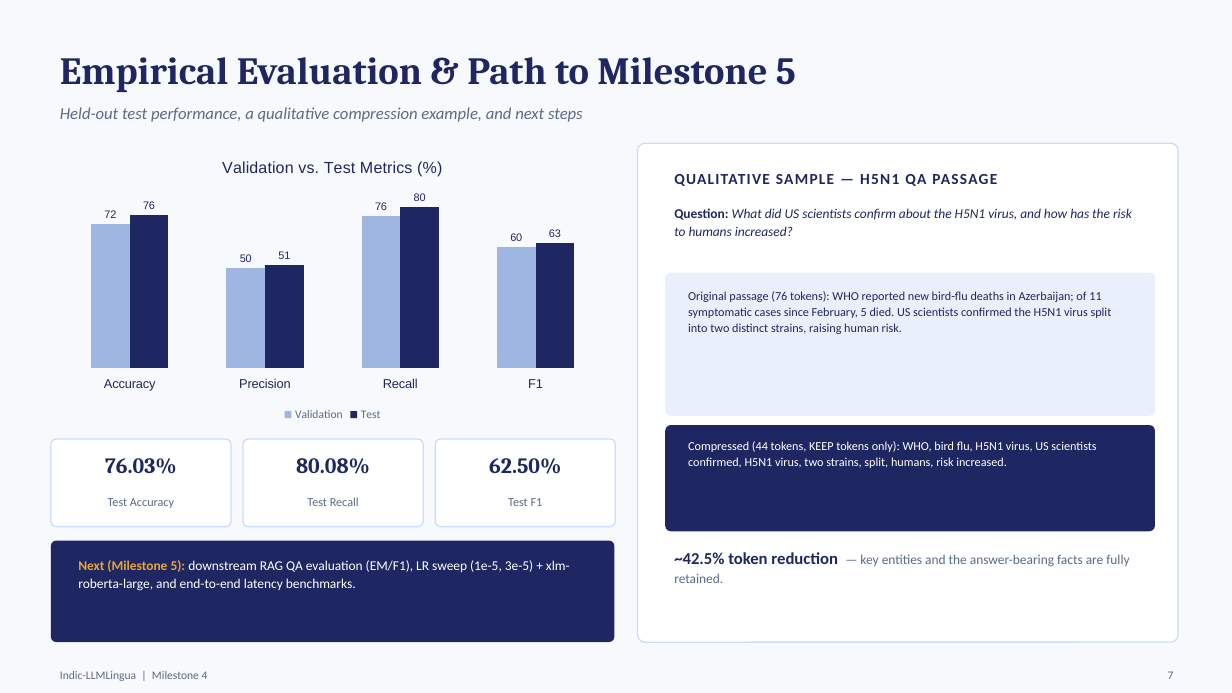
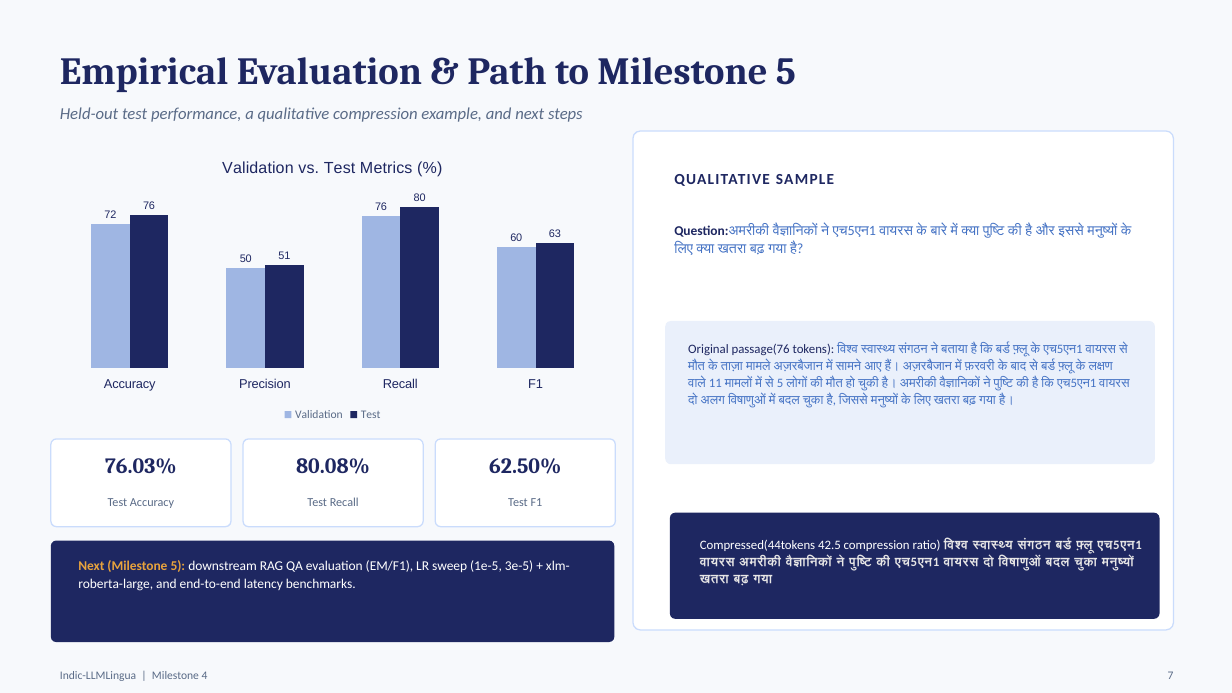
Before and after one commit to blurrydev/Group-9-DS-and-AI-Lab-Project, a slide deck: slide 7 of Milestone Files/Milestone 4/Milestone4 Presentation.pptx. Drawn at 1232x693 pixels with LibreOffice and Linux fonts; fonts in the diff are those of the drawing. Boxes give left, top, right and bottom in pixels: in the first picture for what was removed or moved away, otherwise in the second. Text is boxed around its words. In the diff, an @@ line names an element or a change of style, - is before the commit and + after.

```diff
--- a/Milestone Files/Milestone 4/Milestone4 Presentation.pptx
+++ b/Milestone Files/Milestone 4/Milestone4 Presentation.pptx
@@ rounded rectangle: place and size @@
-rounded rectangle at [638,143,1178,642]
+rounded rectangle at [633,131,1174,630]
@@ text at [674,174,834,186]: text changed @@
-QUALITATIVE SAMPLE — H5N1 QA PASSAGE
+QUALITATIVE SAMPLE
@@ text at [674,223,1128,255]: text changed; size 10.5 to 11 pt; text colour #1E2761 to #4472C4; italic off @@
-Question: What did US scientists confirm about the H5N1 virus, and how has the risk to humans increased?
+Question:अमरीकी वैज्ञानिकों ने एच5एन1 वायरस के बारे में क्या पुष्टि की है और इससे मनुष्यों के लिए क्या खतरा बढ़ गया है?
@@ rounded rectangle: place and size @@
-rounded rectangle at [665,273,1155,416]
+rounded rectangle at [665,321,1155,464]
@@ text at [688,343,1129,408]: text changed; size 9.5 to 10 pt; text colour #1E2761 to #4472C4 @@
-Original passage (76 tokens): WHO reported new bird-flu deaths in Azerbaijan; of 11 symptomatic cases since February, 5 died. US scientists confirmed the H5N1 virus split into two distinct strains, raising human risk.
+Original passage(76 tokens): विश्व स्वास्थ्य संगठन ने बताया है कि बर्ड फ़्लू के एच5एन1 वायरस से मौत के ताज़ा मामले अज़रबैजान में सामने आए हैं। अज़रबैजान में फ़रवरी के बाद से बर्ड फ़्लू के लक्षण वाले 11 मामलों में से 5 लोगों की मौत हो चुकी है। अमरीकी वैज्ञानिकों ने पुष्टि की है कि एच5एन1 वायरस दो अलग विषाणुओं में बदल चुका है, जिससे मनुष्यों के लिए खतरा बढ़ गया है।
@@ rounded rectangle: place and size @@
-rounded rectangle at [665,425,1155,531]
+rounded rectangle at [670,513,1160,619]
@@ text at [700,539,1142,585]: text changed; size 9.5 to 10 pt; text colour #FFFFFF to #E7E6E6; bold on @@
-Compressed (44 tokens, KEEP tokens only): WHO, bird flu, H5N1 virus, US scientists confirmed, H5N1 virus, two strains, split, humans, risk increased.
+Compressed(44tokens 42.5 compression ratio) विश्व स्वास्थ्य संगठन बर्ड फ़्लू एच5एन1 वायरस अमरीकी वैज्ञानिकों ने पुष्टि की एच5एन1 वायरस दो विषाणुओं बदल चुका मनुष्यों खतरा बढ़ गया
@@ text removed at [674,552,1129,583] @@
-~42.5% token reduction — key entities and the answer-bearing facts are fully retained.
```
Also in this commit, not shown: 1 other slide changed.
